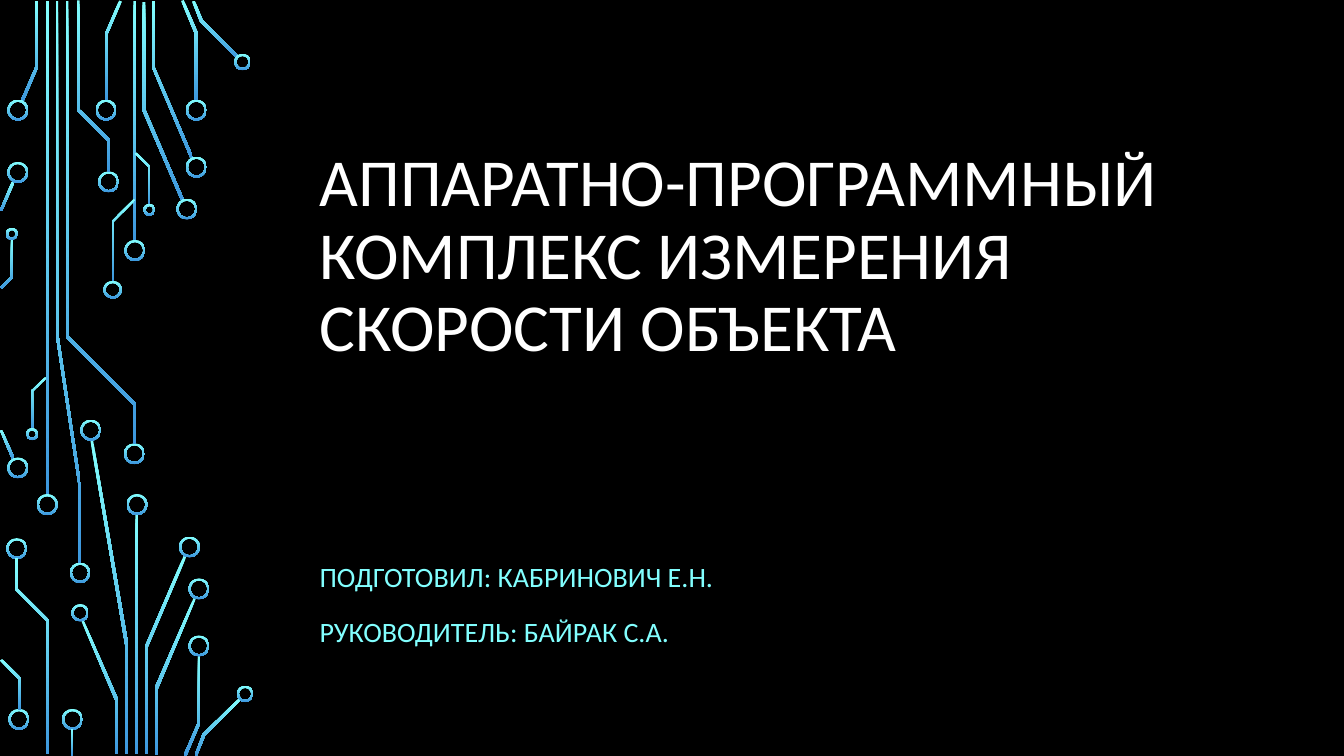
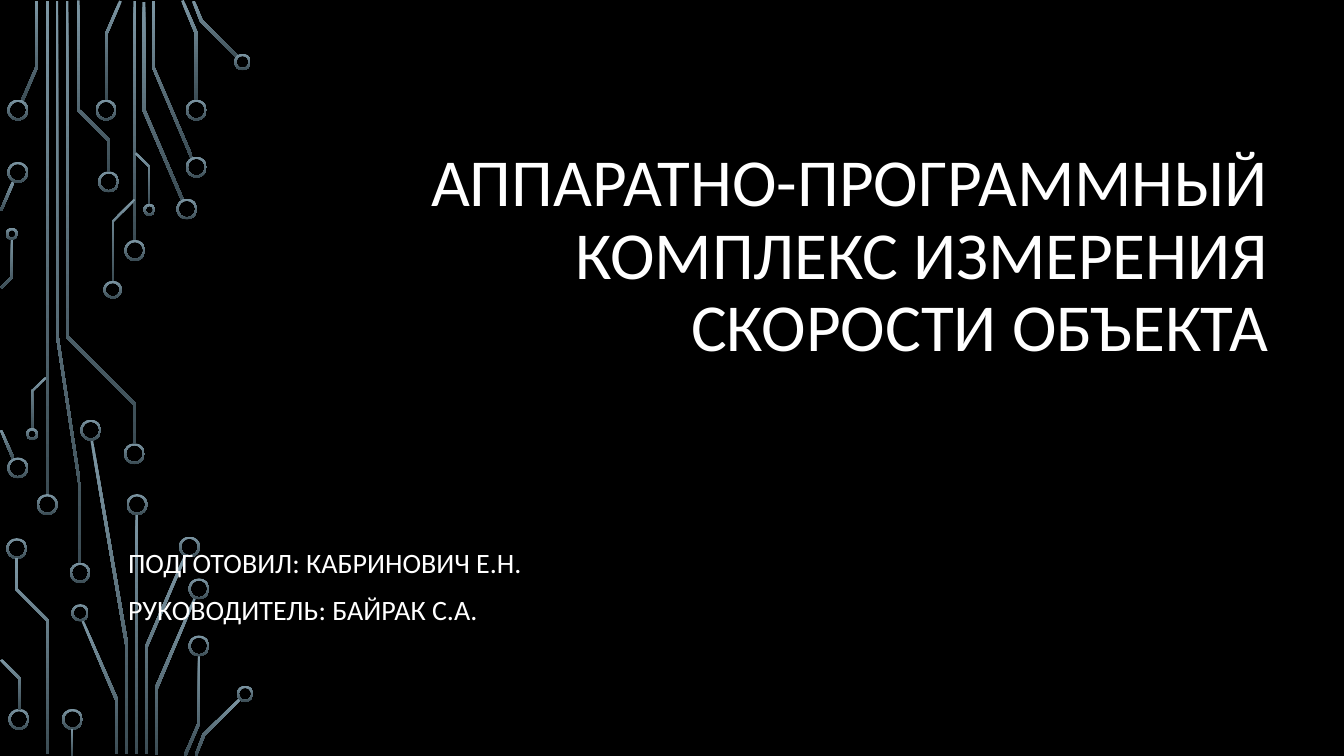
Before and after one commit to ALPause23/Diplom, a slide deck: slide 1 of Презентация.pptx. Drawn at 1344x756 pixels with LibreOffice and Linux fonts; fonts in the diff are those of the drawing; background and template pictures are left out. Boxes give left, top, right and bottom in pixels: in the first picture for what was removed or moved away, otherwise in the second. Text is boxed around its words. In the diff, an @@ line names an element or a change of style, - is before the commit and + after.

```diff
--- a/Презентация.pptx
+++ b/Презентация.pptx
@@ fill gradient #82FFFF to #3D97DE to gradient #7C96A3 to #3B4C54 in 54 elements at box(124, 240, 145, 261), box(124, 444, 145, 465), box(45, 1, 48, 495), box(36, 494, 57, 515), box(21, 1, 38, 101), box(142, 2, 184, 201), box(176, 199, 198, 220), box(152, 1, 194, 158), box(181, 0, 199, 101), box(186, 156, 207, 177), box(186, 100, 207, 121), box(193, 1, 239, 58), box(234, 53, 252, 70), box(105, 1, 122, 101), box(96, 100, 117, 121), box(98, 171, 119, 193), box(82, 620, 119, 754), box(72, 604, 89, 621), box(7, 100, 28, 121), box(0, 430, 15, 459), box(7, 458, 28, 479), box(0, 181, 15, 212), box(7, 162, 28, 184), box(77, 1, 111, 172), box(6, 538, 27, 560), box(15, 558, 48, 753), box(62, 709, 83, 730), box(71, 729, 74, 756), box(8, 709, 29, 730), box(0, 659, 21, 711), box(112, 199, 135, 282), box(104, 281, 122, 299), box(66, 1, 136, 445), box(135, 152, 151, 205), box(143, 204, 155, 216), box(31, 377, 47, 430), box(26, 429, 38, 441), box(1, 239, 13, 288), box(6, 228, 18, 240), box(135, 514, 138, 755), box(145, 556, 187, 754), box(127, 494, 148, 515), box(91, 440, 129, 755), box(81, 419, 102, 441), box(179, 536, 201, 558), box(155, 598, 197, 755), box(184, 655, 201, 756), box(189, 579, 210, 600), box(189, 635, 210, 656), box(195, 698, 241, 756), box(237, 686, 254, 702), box(55, 1, 82, 564), box(70, 563, 90, 583), box(133, 1, 136, 242) @@
@@ title "АППАРАТНО-ПРОГРАММНЫЙ КОМПЛЕКС ИЗМЕРЕНИЯ СКОРОСТИ ОБЪЕКТА" at box(431, 151, 1268, 352): alignment left to right @@
@@ subtitle "ПОДГОТОВИЛ: КАБРИНОВИЧ Е.Н.": place and size @@
-subtitle "ПОДГОТОВИЛ: КАБРИНОВИЧ Е.Н." at box(320, 569, 713, 647)
+subtitle "ПОДГОТОВИЛ: КАБРИНОВИЧ Е.Н." at box(128, 549, 521, 627)
@@ subtitle "ПОДГОТОВИЛ: КАБРИНОВИЧ Е.Н." at box(128, 549, 521, 627): text colour #82FFFF to #FFFFFF; line spacing 1.2 to 1 @@
```
Also in this commit, not shown: 10 other slides changed, 2 other files.
